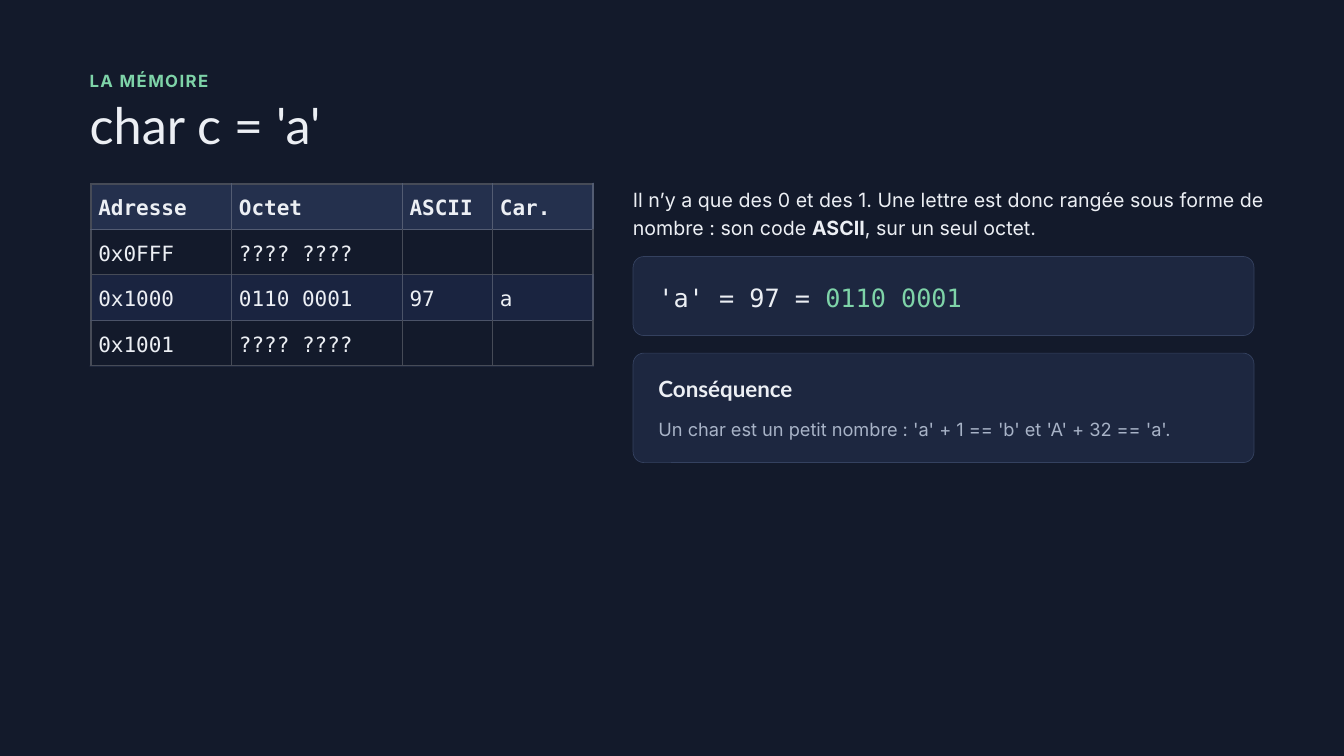
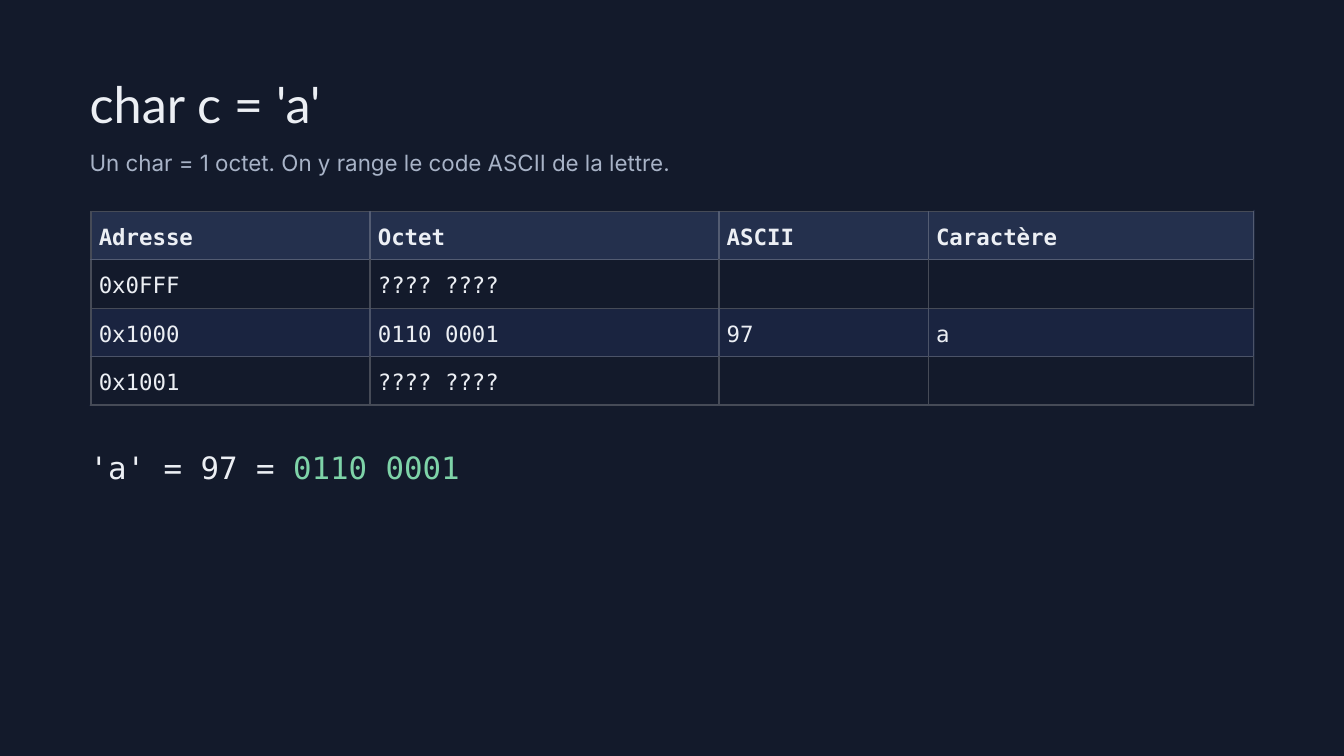
Before and after one commit to Blaeste/42-know, a slide deck: slide 16 of Les bases du C… ou pas.pptx (slide 12 before the commit). Drawn at 1344x756 pixels with LibreOffice and Linux fonts; fonts in the diff are those of the drawing. Boxes give left, top, right and bottom in pixels: in the first picture for what was removed or moved away, otherwise in the second. Text is boxed around its words. In the diff, an @@ line names an element or a change of style, - is before the commit and + after.

```diff
--- a/Les bases du C… ou pas.pptx
+++ b/Les bases du C… ou pas.pptx
@@ title "char c = 'a'": place and size @@
-title "char c = 'a'" at [90,107,320,145]
+title "char c = 'a'" at [90,86,320,124]
@@ text removed at [90,73,209,87] @@
-LA MÉMOIRE
@@ text added at [90,154,670,176], 16 pt, text #A8B3C7 @@
+Un char = 1 octet. On y range le code ASCII de la lettre.
@@ text removed at [633,192,1263,239] @@
-Il n’y a que des 0 et des 1. Une lettre est donc rangée sous forme de nombre : son code ASCII, sur un seul octet.
@@ table at [91,212,1254,405] @@
-row 1, column 4: Car.
+row 1, column 4: Caractère
@@ size 15 to 16 pt in "Adresse", "Octet", "ASCII", "0x0FFF" and 7 more places @@
@@ line spacing 21pt to 22.4pt @@
@@ table: place and size @@
-table at [91,184,593,366]
+table at [91,212,1254,405]
@@ line moved from (594, 182) - (594, 367) to (1254, 210) - (1254, 405) @@
@@ rounded rectangle removed at [633,353,1254,463] @@
@@ line removed from (90, 366) to (594, 366) @@
@@ text removed at [658,380,792,401] @@
-Conséquence
@@ line added from (90, 405) to (1254, 405), #34415F 0.5 pt @@
@@ text "'a' = 97 = 0110 ...": place and size @@
-text "'a' = 97 = 0110 ..." at [633,257,1254,336]
+text "'a' = 97 = 0110 ..." at [90,456,460,480]
@@ text "'a' = 97 = 0110 ..." at [90,456,460,480]: size 18 to 22 pt; line spacing 24.3pt to 33pt; fill #1D2740 to none; outline #34415F 0.5 pt to none @@
@@ text removed at [658,422,1171,440] @@
-Un char est un petit nombre : 'a' + 1 == 'b' et 'A' + 32 == 'a'.
```
Also in this commit, not shown: 8 other slides changed, 12 slides added, 13 slides removed, 3 other files.
